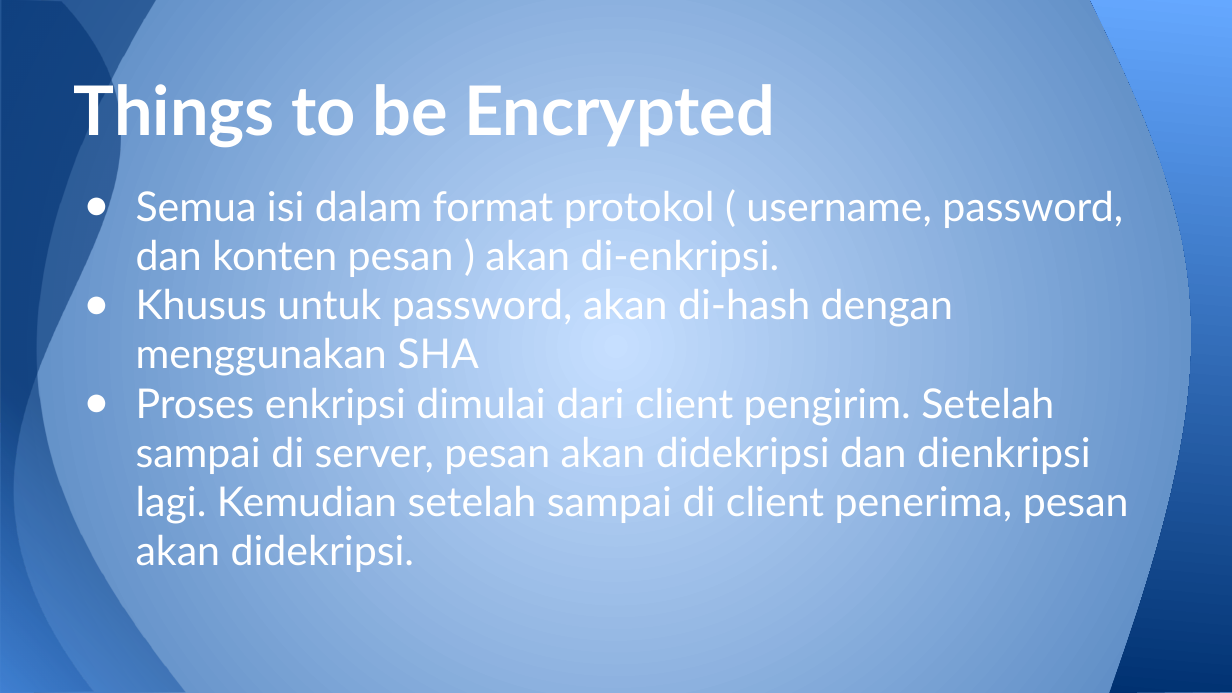
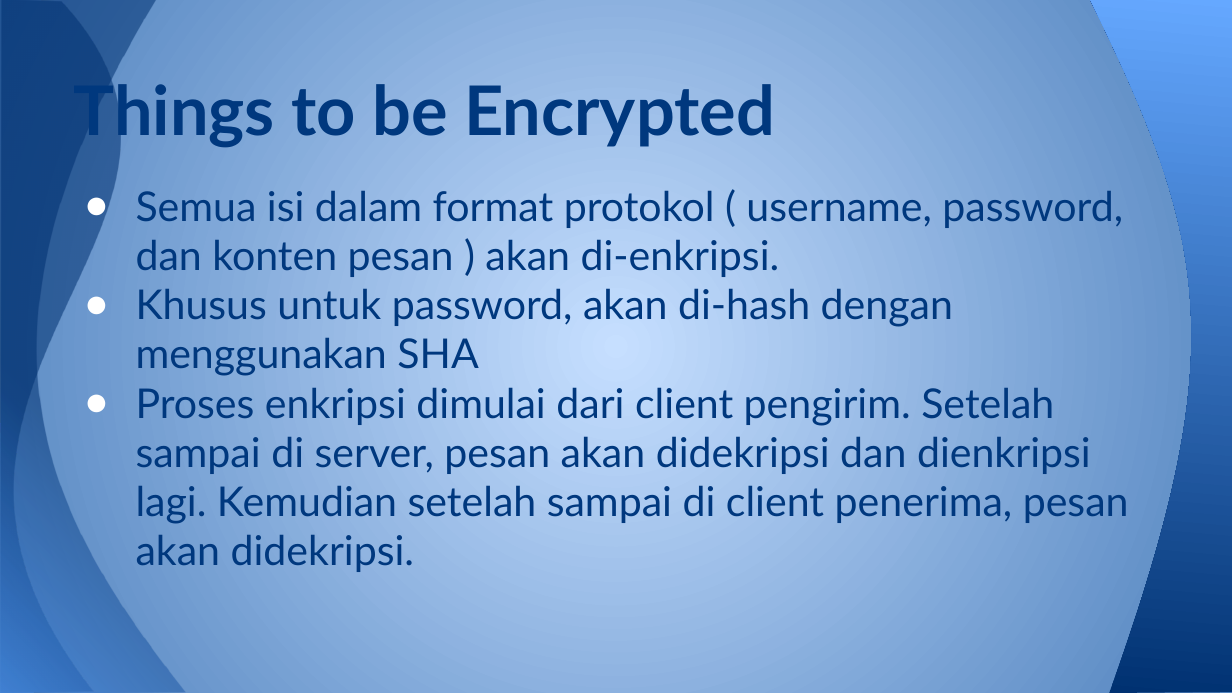
Before and after one commit to iskandarzun/KIJ, a slide deck: slide 8 of KIJ - Chat Secure.pptx. Drawn at 1232x693 pixels with LibreOffice and Linux fonts; fonts in the diff are those of the drawing. Boxes give left, top, right and bottom in pixels: in the first picture for what was removed or moved away, otherwise in the second. Text is boxed around its words. In the diff, an @@ line names an element or a change of style, - is before the commit and + after.

```diff
--- a/KIJ - Chat Secure.pptx
+++ b/KIJ - Chat Secure.pptx
@@ title "Things to be Encrypted" at (74, 76, 774, 148): text colour #FFFFFF to #00387E @@
@@ text "Semua isi dalam format protokol ..." at (136, 190, 1129, 572): text colour #FFFFFF to #00387E @@
```
Also in this commit, not shown: 7 other slides changed.
